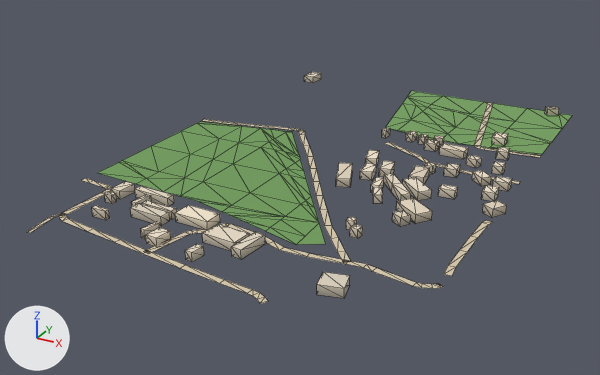
What one commit did to the glTF model public/assets/bengaluru-region-v1/tiles/t-20_-34-l0.glb.
Rendered twice from a 50 mm lens placed at (-9342.0, -17411.0, 297.0), pointed at (-9692.0, -16775.0, -21.0). Arrows for +X, +Y and +Z are at lower left; the lights stay in place. The first picture is the older version. Mesh edges are drawn as thin lines.

Names of what the first picture shows: 'building', 'ground'.
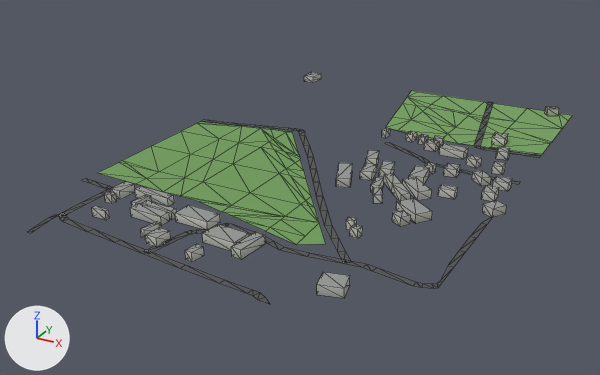
Diff of the bpy script that builds the scene:
```diff
--- a/public/assets/bengaluru-region-v1/tiles/t-20_-34-l0.glb.py
+++ b/public/assets/bengaluru-region-v1/tiles/t-20_-34-l0.glb.py
@@ me_building @@
 # used by ob_building; location = (-10000.0, -17000.0, 0.0)
-me_building.from_pydata(...)  # 372 vertices, 466 faces; spans x 178.0..507.0, y 24.0..500.0, z 0.0..8.0
+me_building.from_pydata(...)  # 372 vertices, 560 faces; spans x 178.0..507.0, y 24.0..500.0, z 0.0..8.0
+# me_building part 1: 466 kept faces spanning x 178.0..507.0, y 24.0..500.0, z 0.0..8.0 get new vertex colours
+# edits to the shape of me_building do not show in these pictures
 me_building.materials.append(mat_building)
@@ me_ground @@
 # used by ob_ground; location = (-10000.0, -17000.0, 0.0)
 # verts and faces of me_ground; kept vertices keep their numbers, new ones are numbered from 296
 # before: 148 (402.0, 6.0, 1.0) at pixel (265, 297), 149 (398.0, 1.0, 1.0) at pixel (257, 299), 150 (406.0, 2.0, 1.0) at pixel (268, 301), 151 (402.0, -2.0, 1.0) at pixel (259, 303)
 # before: 206 (410.0, 501.0, 1.0) at pixel (493, 102), 207 (404.0, 499.0, 1.0) at pixel (487, 102), 208 (418.0, 465.0, 1.0) at pixel (490, 112), 209 (412.0, 464.0, 1.0) at pixel (484, 111)
 # before: 264 (186.0, 0.0, 1.0) at pixel (26, 232), 265 (190.0, 0.0, 1.0) at pixel (30, 232), 266 (183.0, 27.0, 1.0) at pixel (48, 217), 267 (187.0, 28.0, 1.0) at pixel (52, 218)
-me_ground.from_pydata(...)  # 296 vertices, 327 faces; spans x 152.0..503.0, y -2.0..501.0, z 1.0
+me_ground.from_pydata(...)  # 300 vertices, 333 faces; spans x 153.0..500.0, y 0.0..500.0, z 1.0
+# me_ground part 2
+delete_vertices([150])  # with the faces that use them
+verts[151] = (409.0, 0.0, 1.0)  # moved, pixel (270, 304)
+verts[296] = (399.0, 0.0, 1.0)  # pixel (257, 300)
+faces += [(149, 296, 151)]
+# me_ground part 3
+# 2 vertices are removed from x 473.0..474.0, y 351.0..357.0, z 1.0
+# 6 faces are deleted
+# 2 vertices are added at (483.0, 352.0, 1.0), (482.0, 358.0, 1.0)
+# 6 new faces join them
+# me_ground part 4
+delete_vertices([206, 207])  # with the faces that use them
+verts[209] = (412.0, 463.0, 1.0)  # moved, pixel (484, 111)
+verts[208] = (418.0, 464.0, 1.0)  # moved, pixel (490, 112)
+verts[297] = (410.0, 500.0, 1.0)  # pixel (493, 102)
+verts[298] = (404.0, 500.0, 1.0)  # pixel (487, 101)
+verts[299] = (405.0, 498.0, 1.0)  # pixel (487, 102)
+verts[300] = (411.0, 500.0, 1.0)  # pixel (493, 102)
+faces += [(297, 298, 299), (297, 299, 300), (209, 300, 299), (208, 300, 209)]
+# me_ground part 5
+# 5 vertices are removed from x 497.0..503.0, y 75.0..195.0, z 1.0
+# 8 faces are deleted
+# 4 vertices in x 501.0, y 108.0..188.0, z 1.0 move by (-1.0, 0.0, 0.0)
+# 3 vertices move from x 497.0..503.0, y 77.0..194.0, z 1.0 to x 497.0..500.0, y 78.0..206.0, z 1.0
+# 5 vertices are added at (500.0, 206.0, 1.0), (500.0, 206.0, 1.0), (498.0, 84.0, 1.0), (500.0, 84.0, 1.0), (500.0, 74.0, 1.0)
+# 10 new faces join them
+# me_ground part 6
+delete_faces([(264, 265, 267), (264, 267, 266)])
+verts[308] = (190.0, 5.0, 1.0)  # pixel (34, 230)
+verts[309] = (186.0, 4.0, 1.0)  # pixel (30, 229)
+faces += [(264, 265, 308), (264, 308, 309), (267, 309, 308), (266, 309, 267)]
+# me_ground part 7: 151 kept faces spanning x 153.0..500.0, y 0.0..464.0, z 1.0 get new vertex colours; the middle colour goes from beige #d7c9ae to dark grey #535556
 me_ground.materials.append(mat_ground)
```

Pixel boxes (x1, y1, x2, y2) of what changed, in the pictures (600 x 375 px; the box of a moved part takes in the faces that stretch with it):
'ground', reshaped: before (27, 91, 572, 303); after (27, 91, 572, 304)
part 1 of me_building, recoloured: (92, 72, 559, 298) in both
part 2 of me_ground, moved or reshaped: before (257, 297, 268, 303); after (257, 297, 270, 304)
part 3 of me_ground, moved or reshaped: (484, 148, 540, 184) in both
part 4 of me_ground, reshaped: (482, 102, 493, 123) in both
part 5 of me_ground, moved or reshaped: before (432, 220, 493, 289); after (432, 217, 493, 288)
part 6 of me_ground, reshaped: (27, 218, 51, 233) in both
part 7 of me_ground, recoloured: (49, 112, 495, 301) in both
